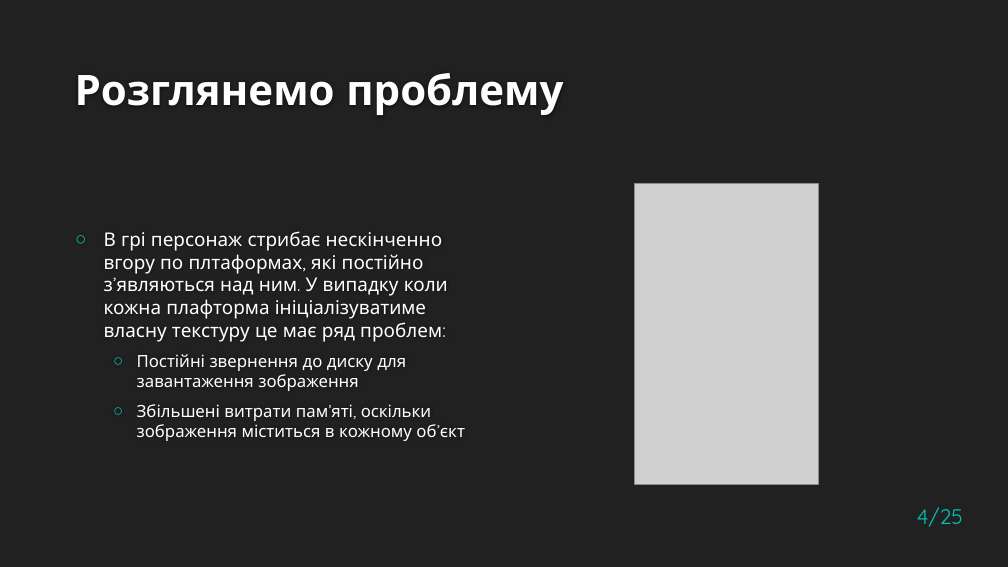
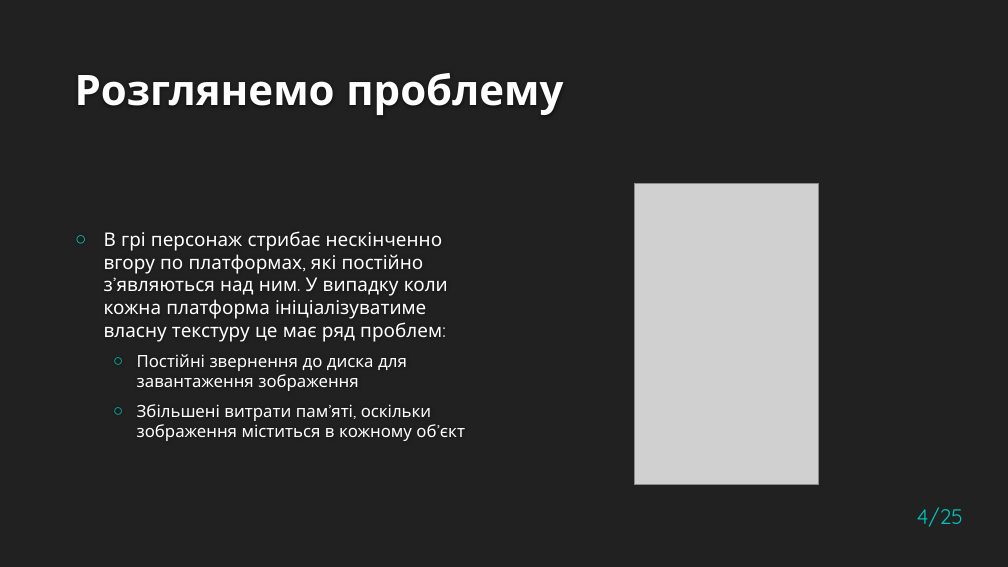
Before and after one commit to Qewby/doodle_jump, a slide deck: slide 4 of Flyweight_Proxy_Tsehelnyk.pptx. Drawn at 1008x567 pixels with LibreOffice and Linux fonts; fonts in the diff are those of the drawing; grey boxes stand for pictures; background and template pictures are left out. Boxes give left, top, right and bottom in pixels: in the first picture for what was removed or moved away, otherwise in the second. Text is boxed around its words. In the diff, an @@ line names an element or a change of style, - is before the commit and + after.

Commit message:
fix grammar in presentation

```diff
--- a/Flyweight_Proxy_Tsehelnyk.pptx
+++ b/Flyweight_Proxy_Tsehelnyk.pptx
@@ text at [104,231,448,391]: text changed @@
-○ В грі персонаж стрибає нескінченно вгору по плтаформах, які постійно з’являються над ним. У випадку коли кожна плафторма ініціалізуватиме власну текстуру це має ряд проблем:
-  ○ Постійні звернення до диску для завантаження зображення
+○ В грі персонаж стрибає нескінченно вгору по платформах, які постійно з’являються над ним. У випадку коли кожна платформа ініціалізуватиме власну текстуру це має ряд проблем:
+  ○ Постійні звернення до диска для завантаження зображення
```
Also in this commit, not shown: 5 other slides changed.
